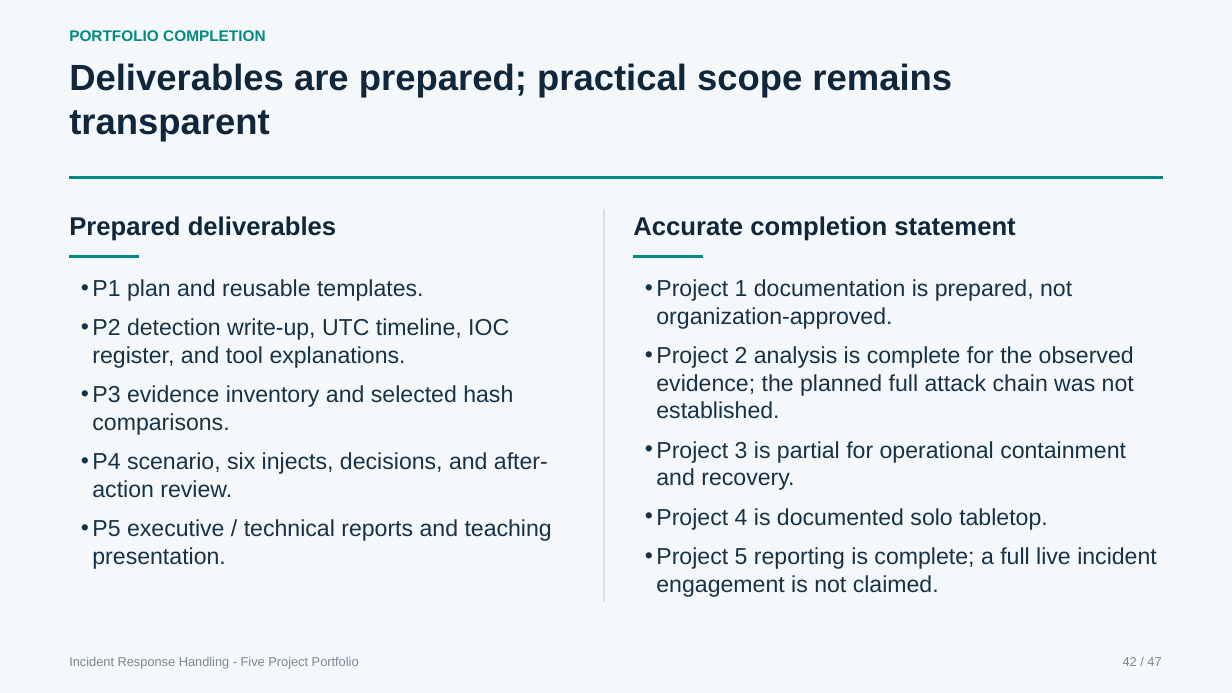
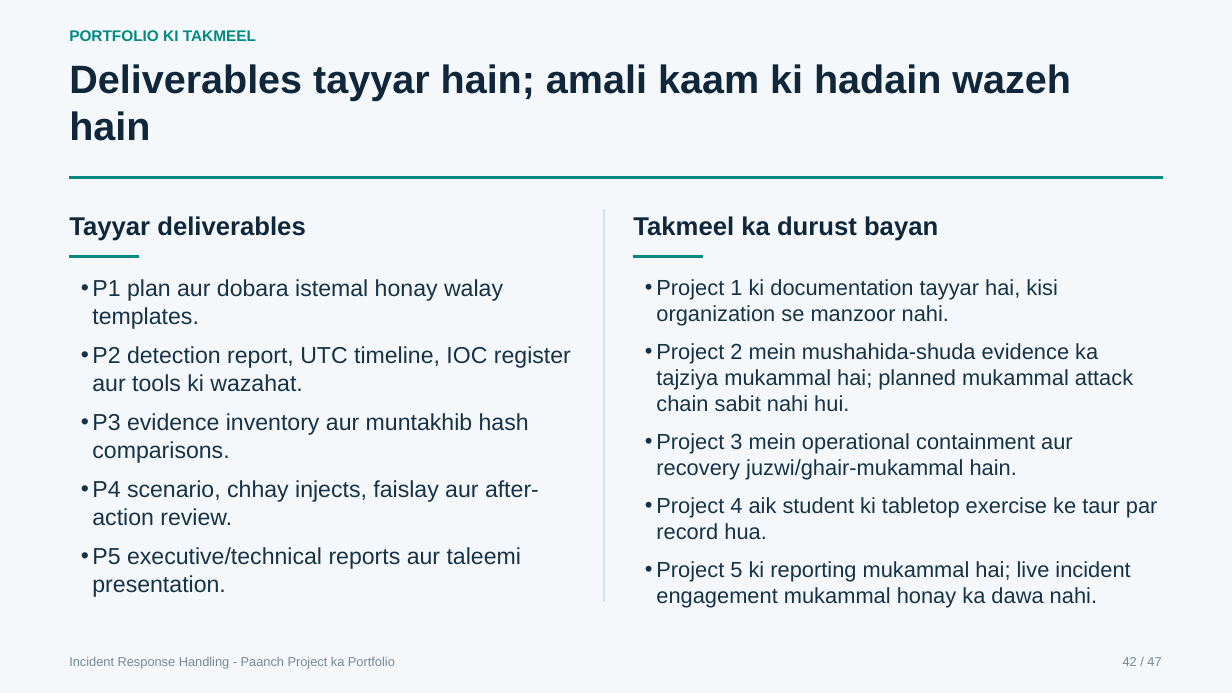
Before and after one commit to CyberBoy50/Cyber-Project-IR-Portfolio, a slide deck: slide 42 of presentation/Cyber_Project_Complete_IR_Training_Briefing.pptx. Drawn at 1232x693 pixels with LibreOffice and Linux fonts; fonts in the diff are those of the drawing. Boxes give left, top, right and bottom in pixels: in the first picture for what was removed or moved away, otherwise in the second. Text is boxed around its words. In the diff, an @@ line names an element or a change of style, - is before the commit and + after.

```diff
--- a/presentation/Cyber_Project_Complete_IR_Training_Briefing.pptx
+++ b/presentation/Cyber_Project_Complete_IR_Training_Briefing.pptx
@@ text at [69,30,256,41]: text changed @@
-PORTFOLIO COMPLETION
+PORTFOLIO KI TAKMEEL
@@ text at [69,64,1071,141]: text changed; size 28.4 to 30.8 pt @@
-Deliverables are prepared; practical scope remains transparent
+Deliverables tayyar hain; amali kaam ki hadain wazeh hain
@@ text at [69,216,305,241]: text changed @@
-Prepared deliverables
+Tayyar deliverables
@@ text at [633,216,938,241]: text changed @@
-Accurate completion statement
+Takmeel ka durust bayan
@@ text at [92,279,571,597]: text changed @@
-• P1 plan and reusable templates.
-• P2 detection write-up, UTC timeline, IOC register, and tool explanations.
-• P3 evidence inventory and selected hash comparisons.
-• P4 scenario, six injects, decisions, and after-action review.
-• P5 executive / technical reports and teaching presentation.
+• P1 plan aur dobara istemal honay walay templates.
+• P2 detection report, UTC timeline, IOC register aur tools ki wazahat.
+• P3 evidence inventory aur muntakhib hash comparisons.
+• P4 scenario, chhay injects, faislay aur after-action review.
+• P5 executive/technical reports aur taleemi presentation.
@@ text at [656,279,1158,608]: text changed; size 18 to 17 pt @@
-• Project 1 documentation is prepared, not organization-approved.
-• Project 2 analysis is complete for the observed evidence; the planned full attack chain was not established.
-• Project 3 is partial for operational containment and recovery.
-• Project 4 is documented solo tabletop.
-• Project 5 reporting is complete; a full live incident engagement is not claimed.
+• Project 1 ki documentation tayyar hai, kisi organization se manzoor nahi.
+• Project 2 mein mushahida-shuda evidence ka tajziya mukammal hai; planned mukammal attack chain sabit nahi hui.
+• Project 3 mein operational containment aur recovery juzwi/ghair-mukammal hain.
+• Project 4 aik student ki tabletop exercise ke taur par record hua.
+• Project 5 ki reporting mukammal hai; live incident engagement mukammal honay ka dawa nahi.
@@ text at [69,657,395,669]: text changed @@
-Incident Response Handling - Five Project Portfolio
+Incident Response Handling - Paanch Project ka Portfolio
```
Also in this commit, not shown: 46 other slides changed, 1 other file.
